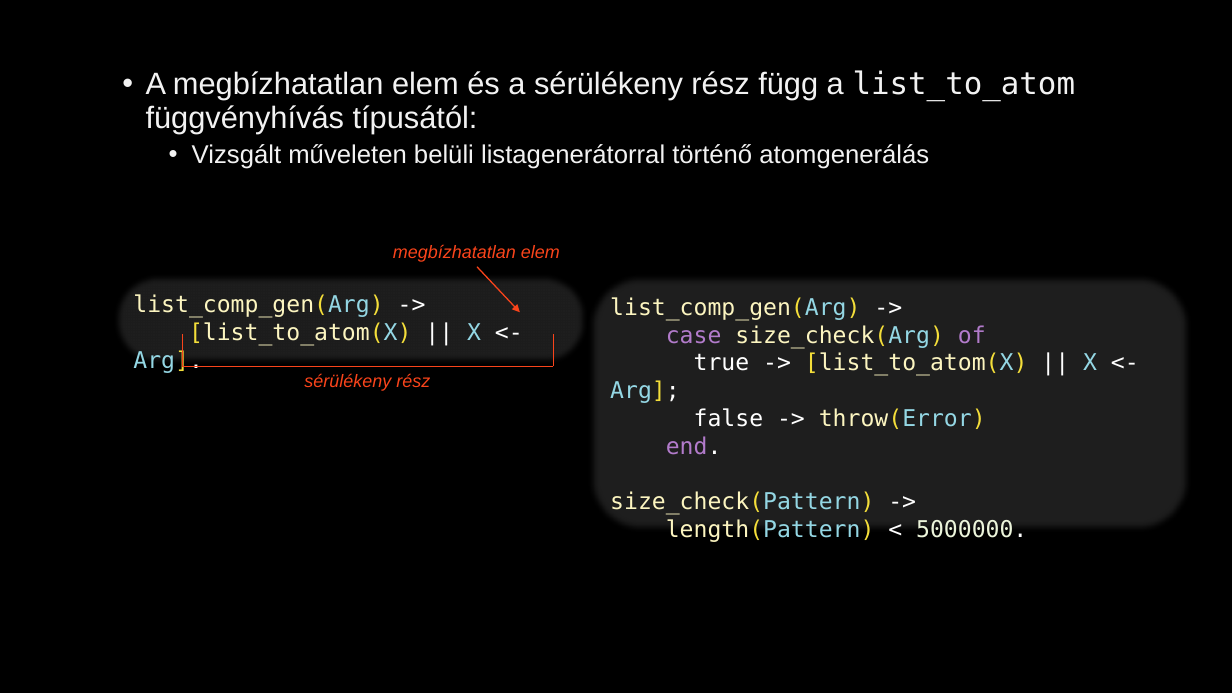
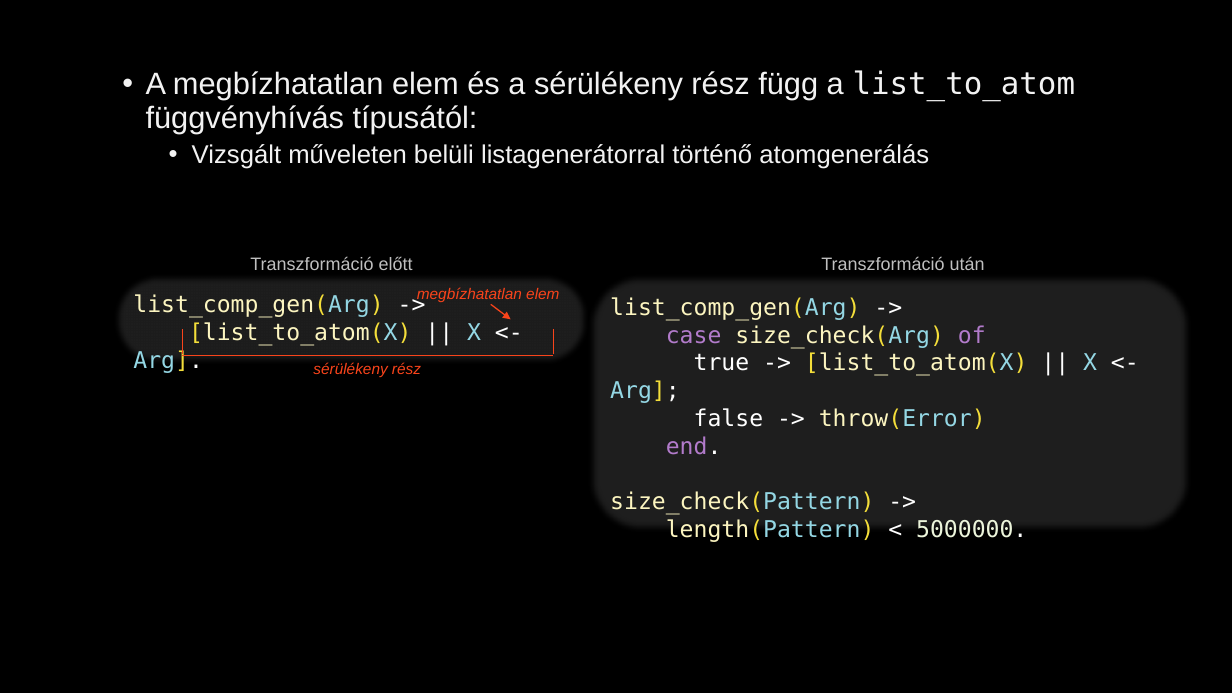
Before and after one commit to juhasznellee/msc_szakdoga, a slide deck: slide 7 of diplomamunka.pptx (slide 6 before the commit). Drawn at 1232x693 pixels with LibreOffice and Linux fonts; fonts in the diff are those of the drawing; background and template pictures are left out. Boxes give left, top, right and bottom in pixels: in the first picture for what was removed or moved away, otherwise in the second. Text is boxed around its words. In the diff, an @@ line names an element or a change of style, - is before the commit and + after.

```diff
--- a/diplomamunka.pptx
+++ b/diplomamunka.pptx
@@ text added at [250,256,413,270], 14 pt, text #BFBFBF @@
+Transzformáció előtt
@@ text added at [821,256,985,270], 14 pt, text #BFBFBF @@
+Transzformáció után
@@ text "megbízhatatlan elem" at [417,287,559,302]: size 14 to 12 pt @@
@@ text "megbízhatatlan elem": place and size @@
-text "megbízhatatlan elem" at [393,244,560,262]
+text "megbízhatatlan elem" at [417,287,559,302]
@@ line moved from (182, 367) - (182, 334) to (182, 355) - (182, 329) @@
@@ arrow moved from (477, 267) - (520, 312) to (491, 304) - (511, 320) @@
@@ line moved from (554, 367) - (554, 334) to (554, 355) - (554, 329) @@
@@ line moved from (182, 367) - (554, 367) to (182, 356) - (554, 356) @@
@@ text "sérülékeny rész": place and size @@
-text "sérülékeny rész" at [304,373,430,391]
+text "sérülékeny rész" at [313,362,421,377]
@@ text "sérülékeny rész" at [313,362,421,377]: size 14 to 12 pt @@
```
Also in this commit, not shown: 10 other slides changed, 1 slide added.
